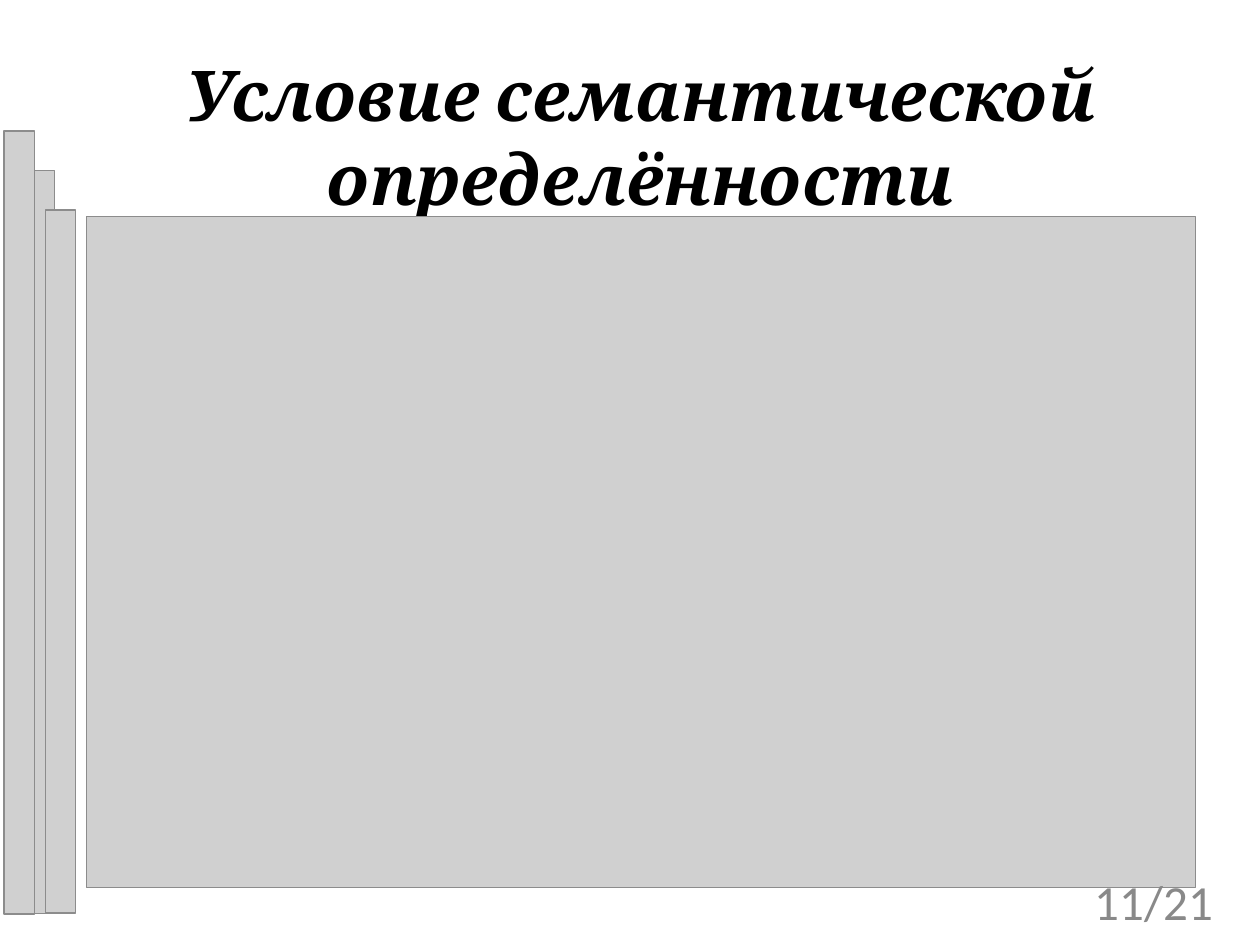
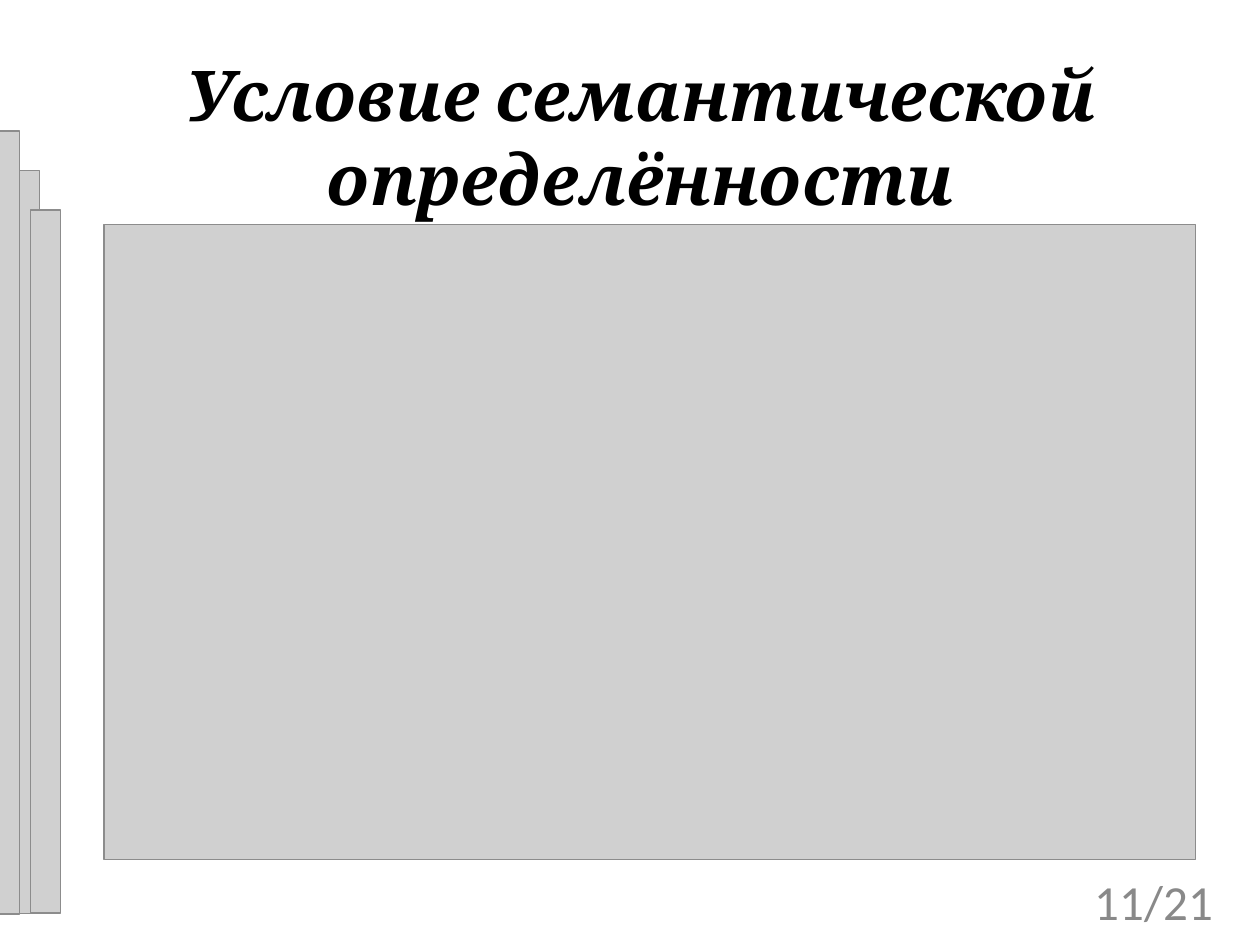
Before and after one commit to tom-trix/SynchAlgorithms, a slide deck: slide 11 of text/Mitrakov.ppt. Drawn at 1260x945 pixels with LibreOffice and Linux fonts; fonts in the diff are those of the drawing; grey boxes stand for pictures; background and template pictures are left out. Boxes give left, top, right and bottom in pixels: in the first picture for what was removed or moved away, otherwise in the second. Text is boxed around its words. In the diff, an @@ line names an element or a change of style, - is before the commit and + after.

```diff
--- a/text/Mitrakov.ppt
+++ b/text/Mitrakov.ppt
@@ 3 pictures: place and size @@
-3 pictures at [4,131,76,914]
+3 pictures at [0,131,60,914]
@@ picture: place and size @@
-picture at [87,217,1196,888]
+picture at [105,224,1196,859]
```
Also in this commit, not shown: 16 other slides changed, 6 slides added, 3 slides removed.
